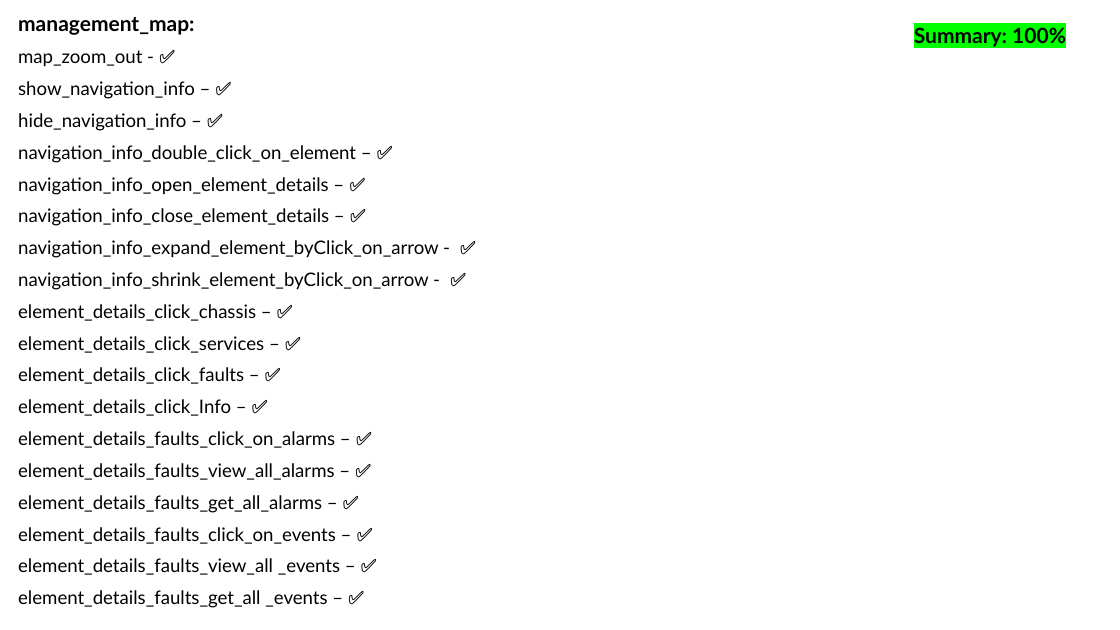
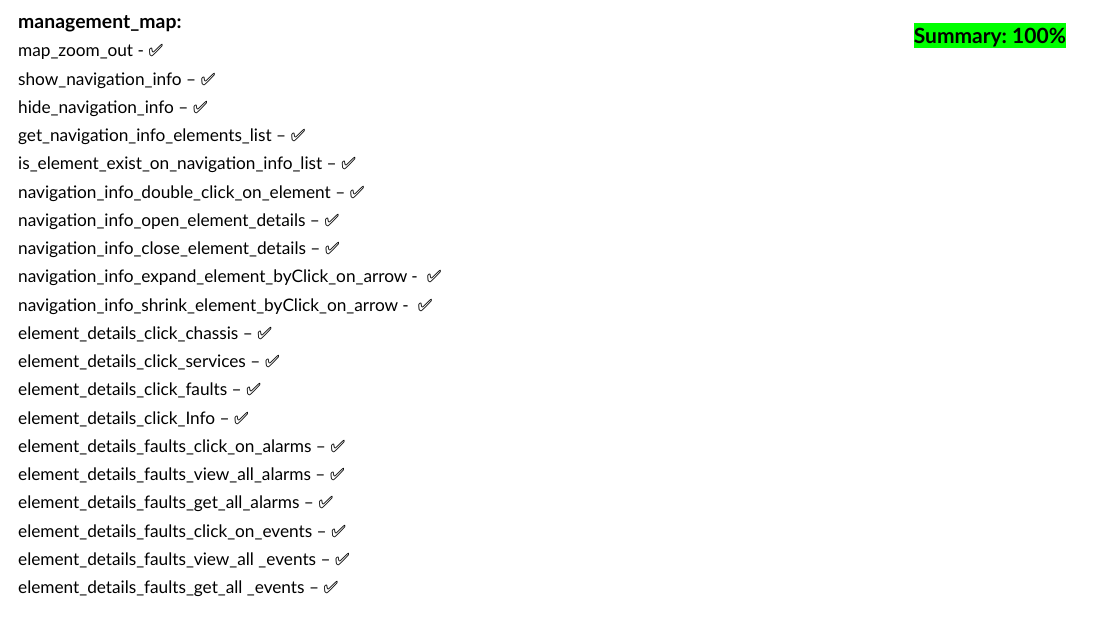
Before and after one commit to Yuval10Dahan/LightWatch_WEB, a slide deck: slide 7 of Docs/Progress_Check_Box.pptx. Drawn at 1120x630 pixels with LibreOffice and Linux fonts; fonts in the diff are those of the drawing. Boxes give left, top, right and bottom in pixels: in the first picture for what was removed or moved away, otherwise in the second. Text is boxed around its words. In the diff, an @@ line names an element or a change of style, - is before the commit and + after.

```diff
--- a/Docs/Progress_Check_Box.pptx
+++ b/Docs/Progress_Check_Box.pptx
@@ subtitle at <box>18,15,407,596</box>: size 18 to 16.6 pt in "management_map:"; size 16 to 14.8 pt in "map_zoom_out - ✅", "show_navigation_info – ✅", "hide_navigation_info – ✅", "navigation_info_double_click_on_element – ✅" and 14 more places; line spacing 0.9 to 0.8 @@
@@ subtitle at <box>18,128,322,172</box>: paragraphs added @@
+get_navigation_info_elements_list – ✅
+is_element_exist_on_navigation_info_list – ✅
```
Also in this commit, not shown: 3 other slides changed, 20 other files.
